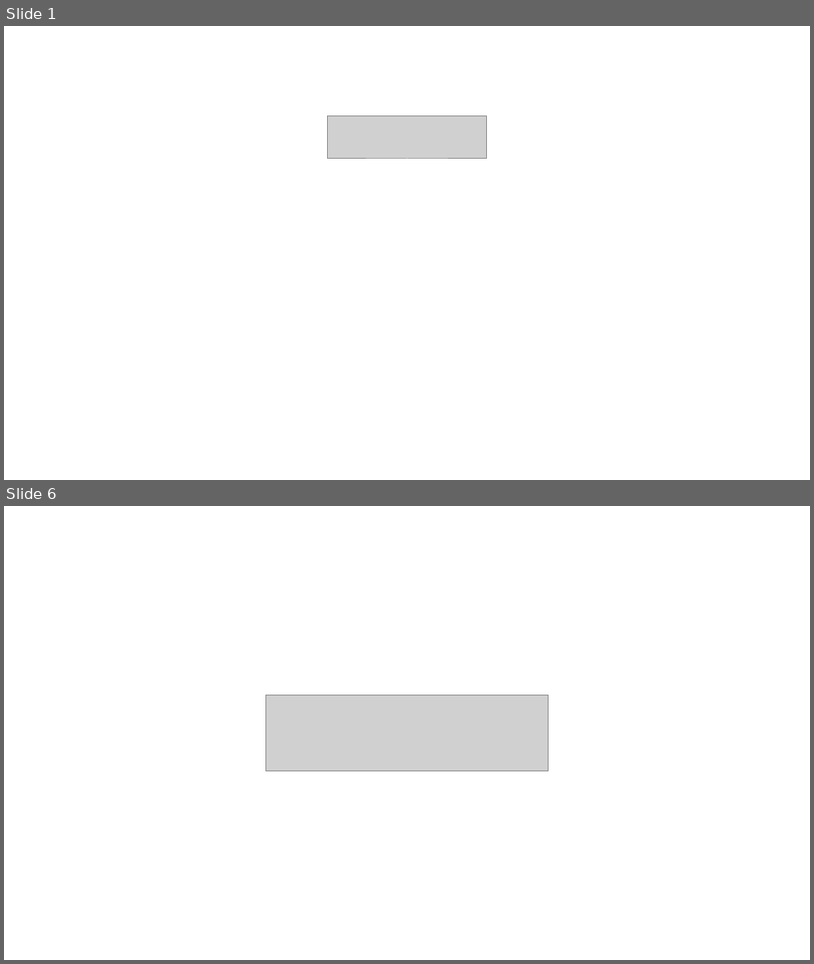
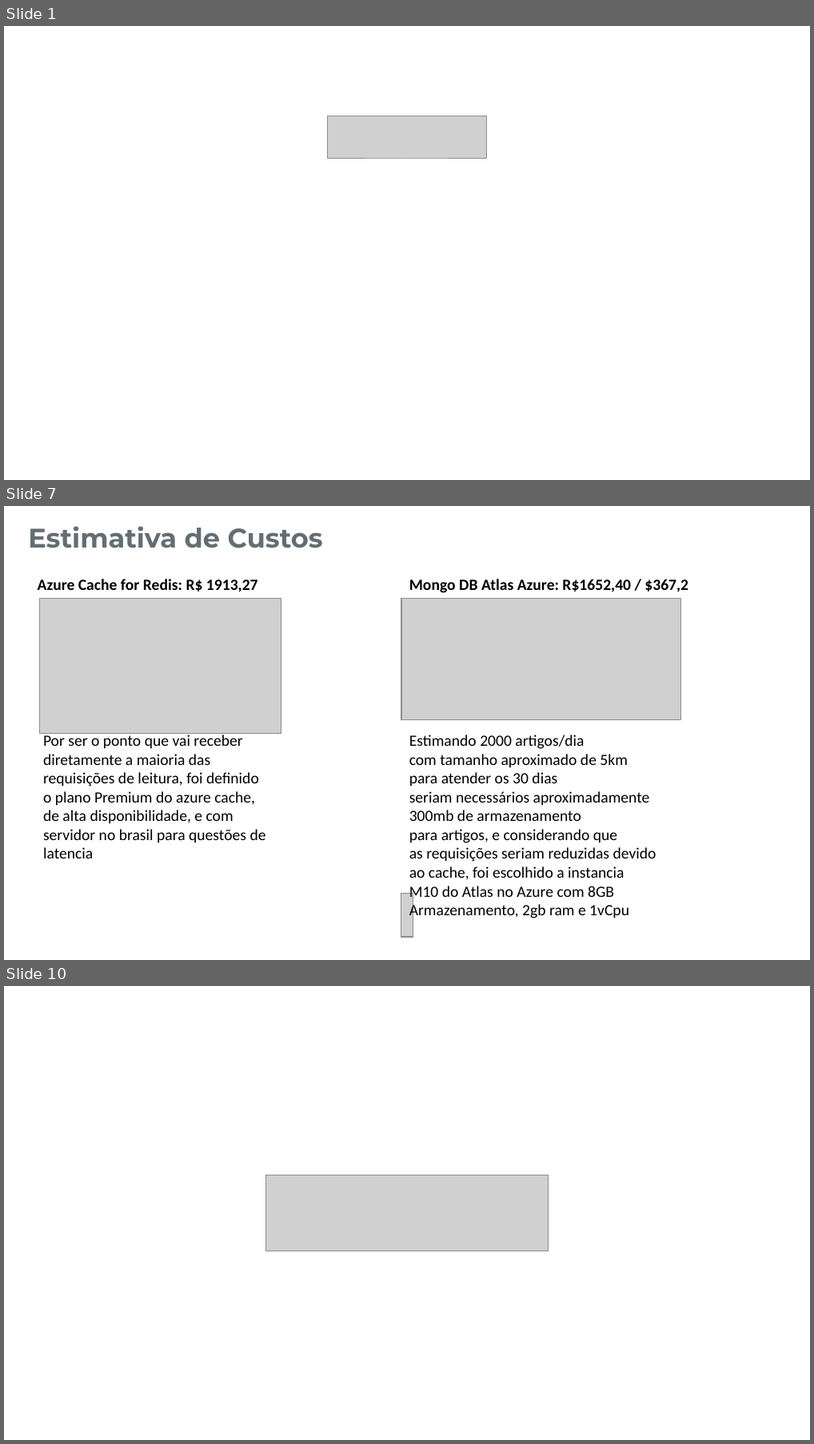
Before and after one commit to marciorela/fiap-trabalho-BancoDadosPeristencia-Concorrencia, a slide deck: 01.Documentos/Apresentação.pptx. Shown one above the other, each under a label of ours: slides 1 and 6 before the commit, slides 1, 7 and 10 after it; the slides between them are not shown. The pictures are 814x964 and 814x1444 pixels, drawn with LibreOffice and Linux fonts; fonts in the diff are those of the drawing; grey boxes stand for pictures; background and template pictures are left out. Boxes give left, top, right and bottom in pixels: in the first picture for what was removed or moved away, otherwise in the second. Text is boxed around its words. In the diff, an @@ line names an element or a change of style, - is before the commit and + after.

```diff
--- a/01.Documentos/Apresentação.pptx
+++ b/01.Documentos/Apresentação.pptx
@@ slide 7 added at bbox=[4, 506, 810, 960], background #FFFFFF @@
@@ text added at bbox=[28, 526, 323, 548], 24 pt, text #626E73, bold @@
+Estimativa de Custos
@@ text added at bbox=[38, 579, 258, 592], 14 pt, text #000000, bold @@
+Azure Cache for Redis: R$ 1913,27
@@ picture added at bbox=[39, 598, 282, 733] @@
@@ picture added at bbox=[402, 598, 681, 719] @@
@@ text added at bbox=[410, 579, 689, 593], 14 pt, text #000000, bold @@
+Mongo DB Atlas Azure: R$1652,40 / $367,2
@@ text added at bbox=[43, 733, 266, 859], 14 pt, text #000000 @@
+Por ser o ponto que vai receber diretamente a maioria das requisições de leitura, foi definido o plano Premium do azure cache, de alta disponibilidade, e com servidor no brasil para questões de latencia
@@ text added at bbox=[410, 735, 657, 920], 14 pt, text #000000 @@
+Estimando 2000 artigos/dia com tamanho aproximado de 5km para atender os 30 dias seriam necessários aproximadamente 300mb de armazenamento para artigos, e considerando que as requisições seriam reduzidas devido ao cache, foi escolhido a instancia M10 do Atlas no Azure com 8GB Armazenamento, 2gb ram e 1vCpu
@@ picture added at bbox=[402, 893, 413, 936] @@
@@ what was slide 6 is now slide 10 @@
```
Also in this commit, not shown: 4 slides changed, 3 other slides added, 1 other file.
